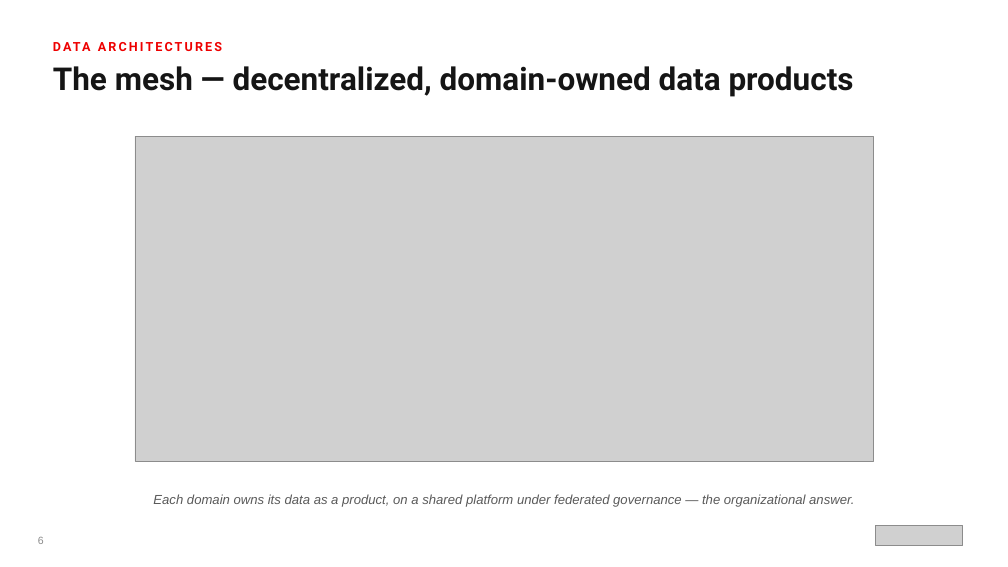
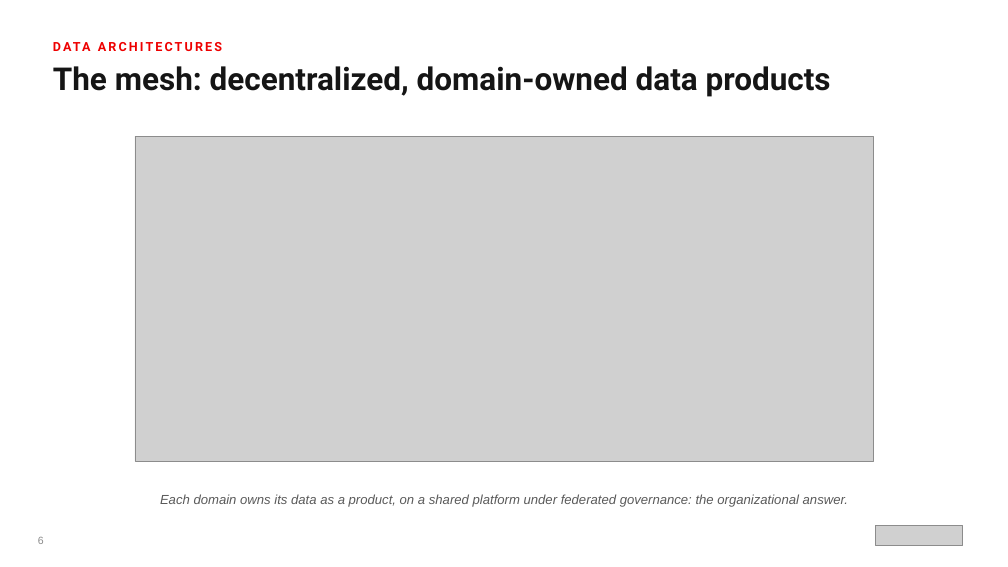
Before and after one commit to patterncatalyst/datamesh-reference-arch-quarkus, a slide deck: slide 7 of presentation/datamesh-101/Datamesh_101-r1.1.pptx. Drawn at 1008x567 pixels with LibreOffice and Linux fonts; fonts in the diff are those of the drawing; grey boxes stand for pictures. Boxes give left, top, right and bottom in pixels: in the first picture for what was removed or moved away, otherwise in the second. Text is boxed around its words. In the diff, an @@ line names an element or a change of style, - is before the commit and + after.

```diff
--- a/presentation/datamesh-101/Datamesh_101-r1.1.pptx
+++ b/presentation/datamesh-101/Datamesh_101-r1.1.pptx
@@ text at bbox=[53, 66, 831, 97]: text changed @@
-The mesh — decentralized, domain-owned data products
+The mesh: decentralized, domain-owned data products
@@ text at bbox=[160, 494, 848, 507]: text changed @@
-Each domain owns its data as a product, on a shared platform under federated governance — the organizational answer.
+Each domain owns its data as a product, on a shared platform under federated governance: the organizational answer.
```
Also in this commit, not shown: 12 other slides changed, 4 other files.
